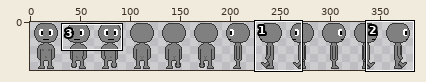
Two states of a sprite sheet, resource/body_human.png. The first picture is a wide view before the edit; the outline marks the close-up.
Close-up. Old version:
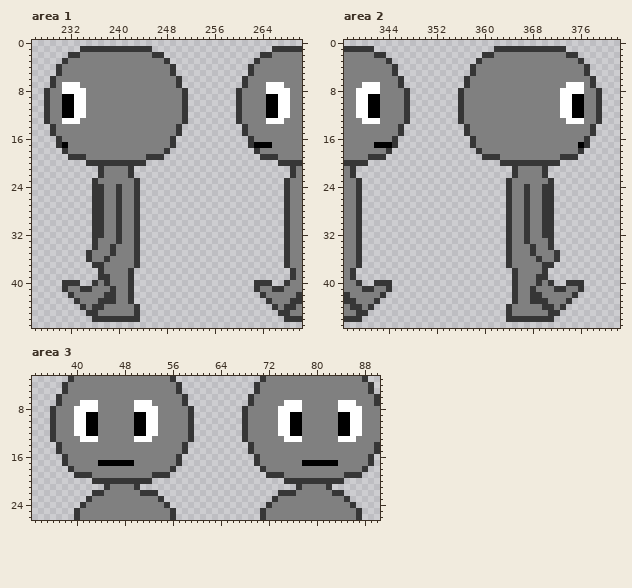
The file is 384x48 pixels. Shown: area 1: x 226..270, y 0..47; area 2: x 337..382, y 0..47; area 3: x 33..90, y 3..26.
After:
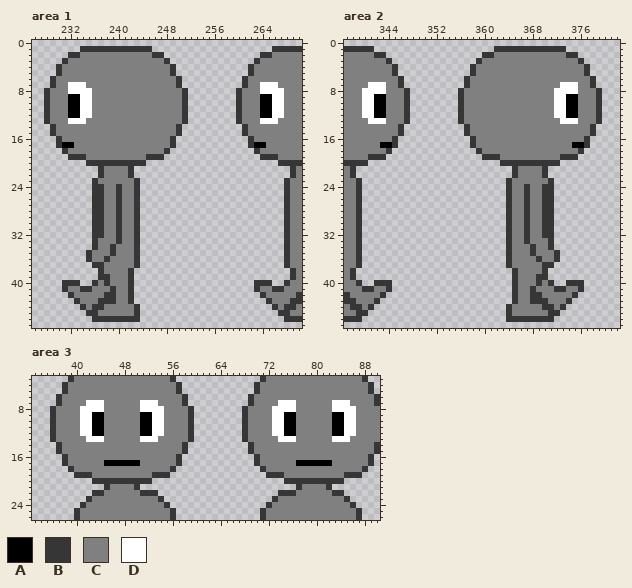
Palette (. is transparent): A #000000  B #363636  C #808080  D #ffffff
Changes in this commit:
Area 1:
Colour C gives way to colour A in rows 9 to 12 at x 264; in row 17 at x 232.
Colour D gives way to colour A in rows 9 to 12 at x 233.
Colour A gives way to colour C in rows 9 to 12 at x 231; in row 17 at x 265.
Colour D gives way to colour C in row 7 at x 231 and 267; in row 8 at x 231 and 268; in rows 9 to 12 at x 268; in row 13 at x 231 and 267.
Colour A gives way to colour D in rows 9 to 12 at x 266.
Colour C gives way to colour D in row 7 at x 234 and 264; in row 8 at x 235 and 264; in rows 9 to 12 at x 235; in row 13 at x 234 and 264.
Area 2:
Colour C gives way to colour A in rows 9 to 12 at x 343; in row 17 at x 375.
Colour D gives way to colour A in rows 9 to 12 at x 374.
Colour A gives way to colour C in rows 9 to 12 at x 376; in row 17 at x 342.
Colour D gives way to colour C in row 7 at x 340 and 376; in row 8 at x 339 and 376; in rows 9 to 12 at x 339; in row 13 at x 340 and 376.
Colour A gives way to colour D in rows 9 to 12 at x 341.
Colour C gives way to colour D in row 7 at x 343 and 373; in row 8 at x 343 and 372; in rows 9 to 12 at x 372; in row 13 at x 343 and 373.
Area 3:
Colour C gives way to colour A in rows 9 to 12 at x 44 and 83; in row 17 at x 50 and 77.
Colour D gives way to colour A in rows 9 to 12 at x 52 and 75.
Colour A gives way to colour C in rows 9 to 12 at x 50 and 77; in row 17 at x 44 and 83.
Colour D gives way to colour C in row 7 at x 41, 50, 77 and 86; in row 8 at x 40, 50, 77 and 87; in rows 9 to 12 at x 40 and 87; in row 13 at x 41, 50, 77 and 86.
Colour A gives way to colour D in rows 9 to 12 at x 42 and 85.
Colour C gives way to colour D in row 7 at x 44, 53, 74 and 83; in row 8 at x 44, 54, 73 and 83; in rows 9 to 12 at x 54 and 73; in row 13 at x 44, 53, 74 and 83.
Changed places in both close-ups, as pixel boxes (x1, y1, x2, y2):
changed: (62, 82, 92, 148)
changed: (260, 82, 290, 148)
changed: (356, 82, 386, 148)
changed: (554, 82, 584, 148)
changed: (74, 400, 104, 466)
changed: (134, 400, 164, 466)
changed: (272, 400, 302, 466)
changed: (332, 400, 362, 466)
